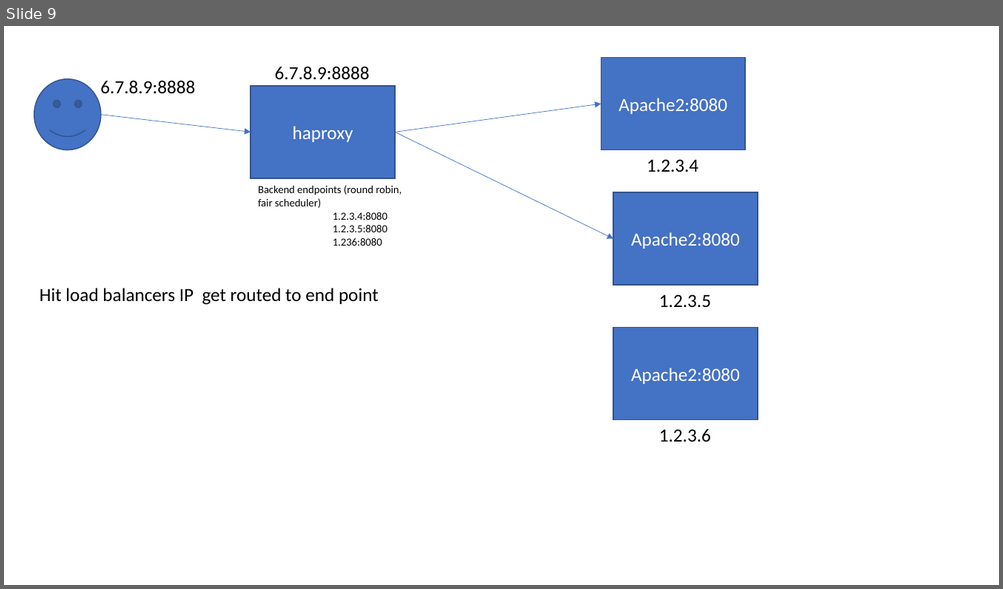
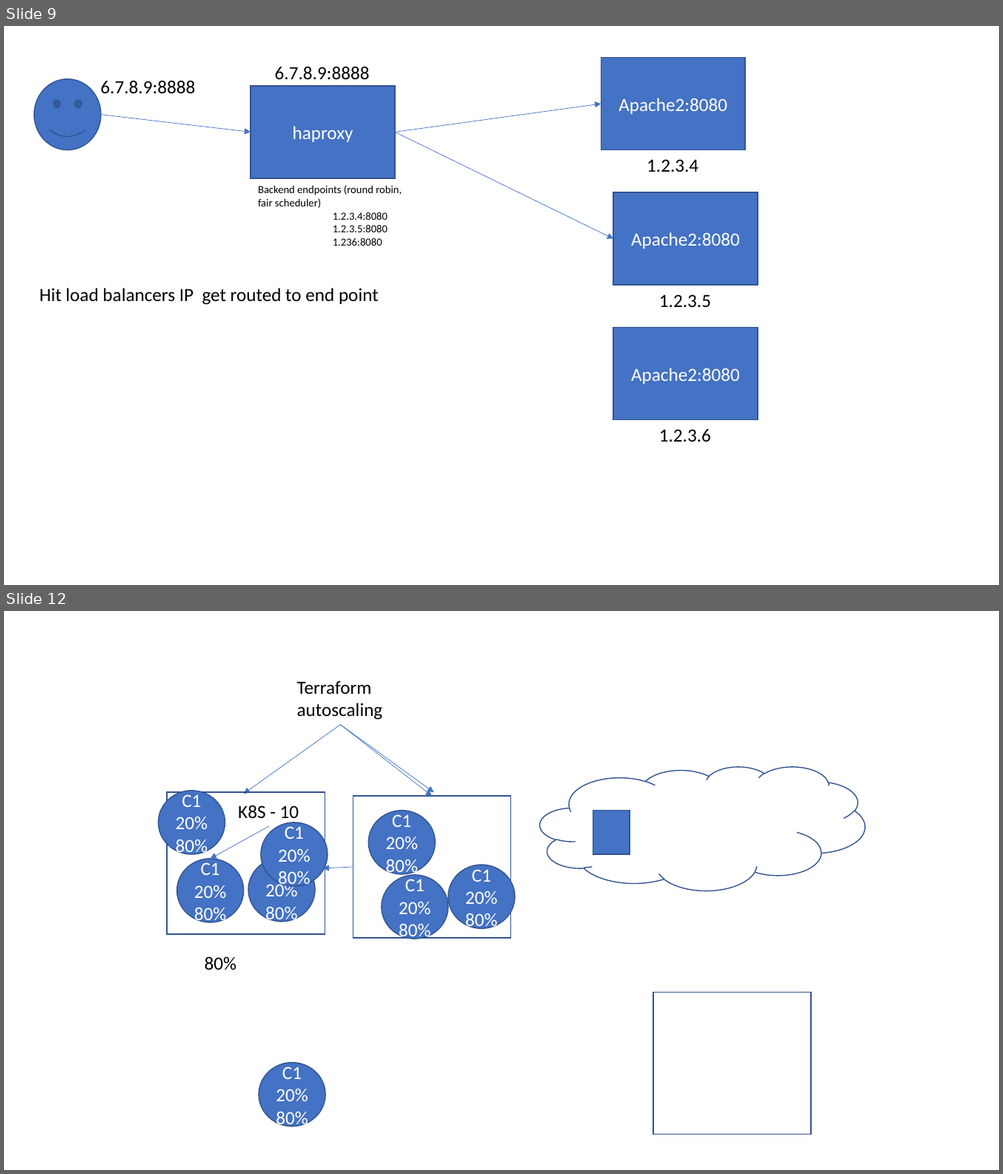
Before and after one commit to AdityaSP/ora-sg-apr-9-k8s, a slide deck: rough-diag.pptx. Shown one above the other, each under a label of ours: slide 9 before the commit, slides 9 and 12 after it; the slides between them are not shown. The pictures are 1003x589 and 1003x1174 pixels, drawn with LibreOffice and Linux fonts; fonts in the diff are those of the drawing. Boxes give left, top, right and bottom in pixels: in the first picture for what was removed or moved away, otherwise in the second. Text is boxed around its words. In the diff, an @@ line names an element or a change of style, - is before the commit and + after.

```diff
--- a/rough-diag.pptx
+++ b/rough-diag.pptx
@@ slide 12 added at bbox=[4, 611, 999, 1170], background #FFFFFF @@
@@ text added at bbox=[297, 681, 383, 720], 18 pt, text #000000 @@
+Terraform
+autoscaling
@@ arrow added from (341, 724) to (244, 794), #4472C4 0.5 pt @@
@@ arrow added from (341, 724) to (434, 792), #4472C4 0.5 pt @@
@@ arrow added from (341, 724) to (432, 796), #4472C4 0.5 pt @@
@@ cloud added at bbox=[540, 767, 865, 891], outline #325491 1 pt @@
@@ ellipse added at bbox=[159, 791, 225, 855], fill #4472C4, outline #325491 1 pt, 18 pt, text #FFFFFF @@
+C1
+20%
+80%
@@ rectangle added at bbox=[167, 792, 325, 934], outline #325491 1 pt, 18 pt, text #FFFFFF @@
+VM1
@@ text added at bbox=[238, 805, 299, 823], 18 pt, text #000000 @@
+K8S - 10
@@ rectangle added at bbox=[353, 796, 512, 938], outline #325491 1 pt, 18 pt, text #FFFFFF @@
+VM3
@@ arrow added from (269, 826) to (210, 859), #4472C4 0.5 pt @@
@@ ellipse added at bbox=[261, 823, 327, 887], fill #4472C4, outline #325491 1 pt, 18 pt, text #FFFFFF @@
+C1
+20%
+80%
@@ ellipse added at bbox=[368, 811, 435, 875], fill #4472C4, outline #325491 1 pt, 18 pt, text #FFFFFF @@
+C1
+20%
+80%
@@ rectangle added at bbox=[593, 811, 629, 855], fill #4472C4, outline #325491 1 pt @@
@@ ellipse added at bbox=[177, 859, 244, 923], fill #4472C4, outline #325491 1 pt, 18 pt, text #FFFFFF @@
+C1
+20%
+80%
@@ ellipse added at bbox=[248, 858, 314, 922], fill #4472C4, outline #325491 1 pt, 18 pt, text #FFFFFF @@
+C1
+20%
+80%
@@ arrow added from (353, 867) to (323, 869), #4472C4 0.5 pt @@
@@ ellipse added at bbox=[381, 875, 448, 940], fill #4472C4, outline #325491 1 pt, 18 pt, text #FFFFFF @@
+C1
+20%
+80%
@@ ellipse added at bbox=[448, 865, 515, 929], fill #4472C4, outline #325491 1 pt, 18 pt, text #FFFFFF @@
+C1
+20%
+80%
@@ text added at bbox=[205, 957, 236, 971], 18 pt, text #000000 @@
+80%
@@ rectangle added at bbox=[653, 993, 811, 1135], outline #325491 1 pt @@
@@ ellipse added at bbox=[259, 1063, 325, 1128], fill #4472C4, outline #325491 1 pt, 18 pt, text #FFFFFF @@
+C1
+20%
+80%
```
Also in this commit, not shown: 1 slide changed, 4 other slides added.
